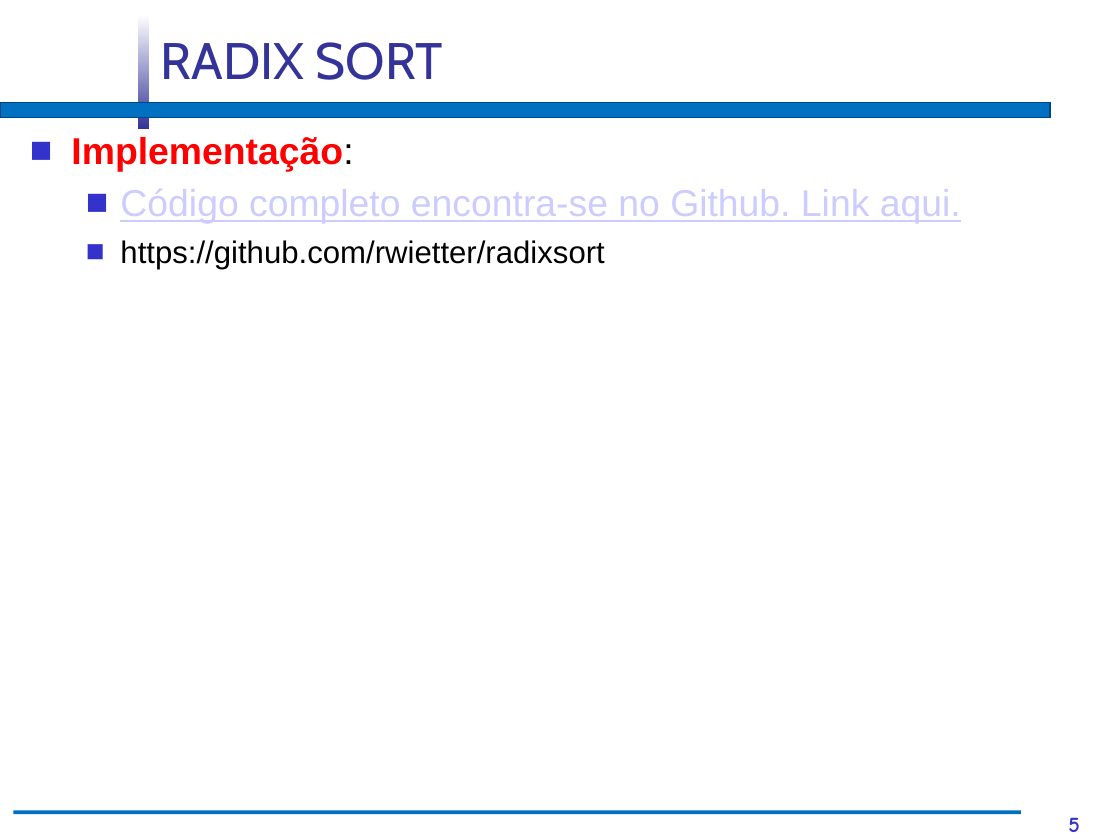
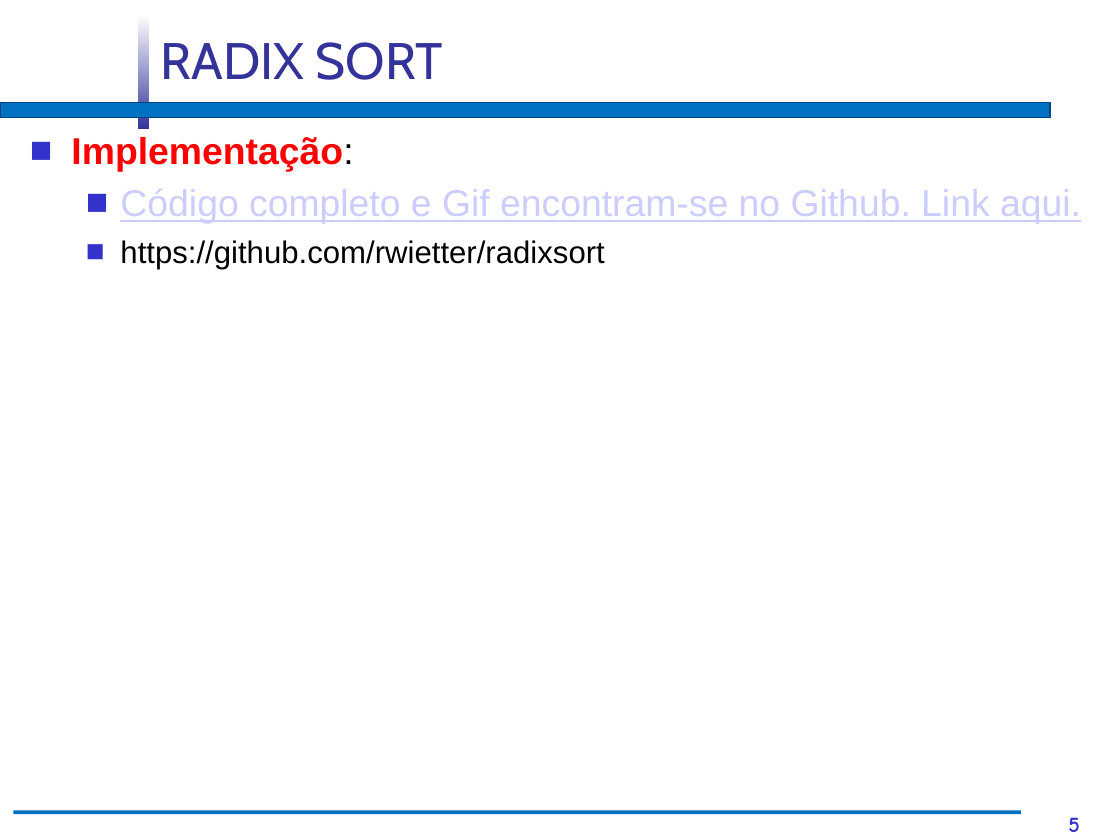
Before and after one commit to rwietter/radixsort, a slide deck: slide 5 of assets/slide/RadixSort.pptx. Drawn at 1120x840 pixels with LibreOffice and Linux fonts; fonts in the diff are those of the drawing; background and template pictures are left out. Boxes give left, top, right and bottom in pixels: in the first picture for what was removed or moved away, otherwise in the second. Text is boxed around its words. In the diff, an @@ line names an element or a change of style, - is before the commit and + after.

```diff
--- a/assets/slide/RadixSort.pptx
+++ b/assets/slide/RadixSort.pptx
@@ text at [120,189,1081,223]: text changed @@
-  ■ Código completo encontra-se no Github. Link aqui.
+  ■ Código completo e Gif encontram-se no Github. Link aqui.
```
Also in this commit, not shown: 3 other files.
